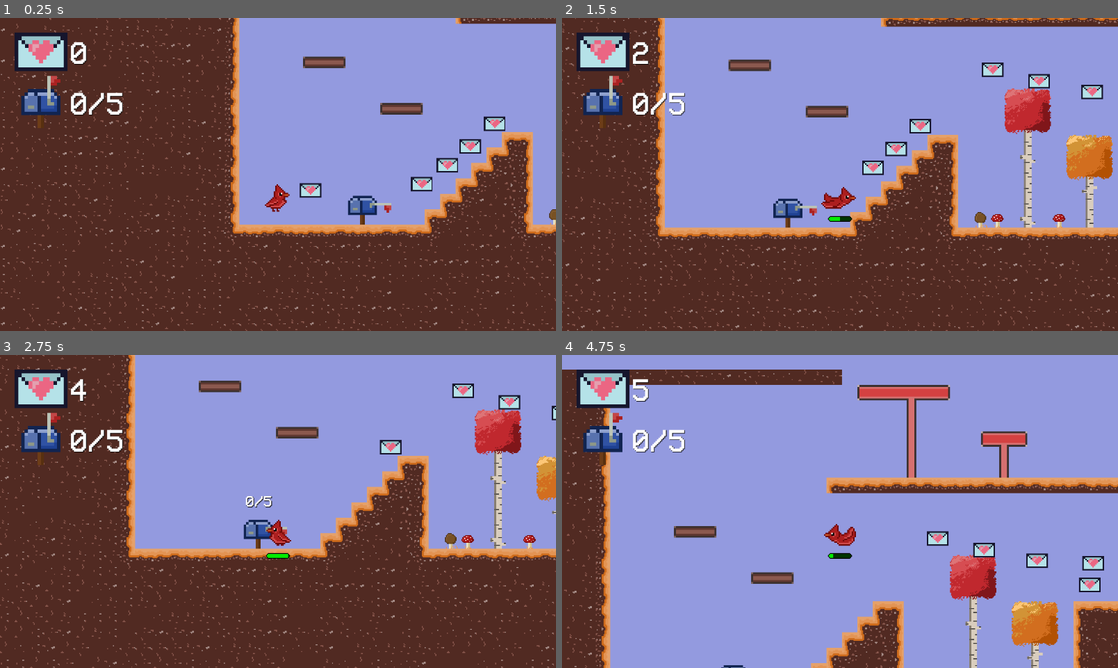
Above: before the commit, frames 1-4 (two rows, left to right).
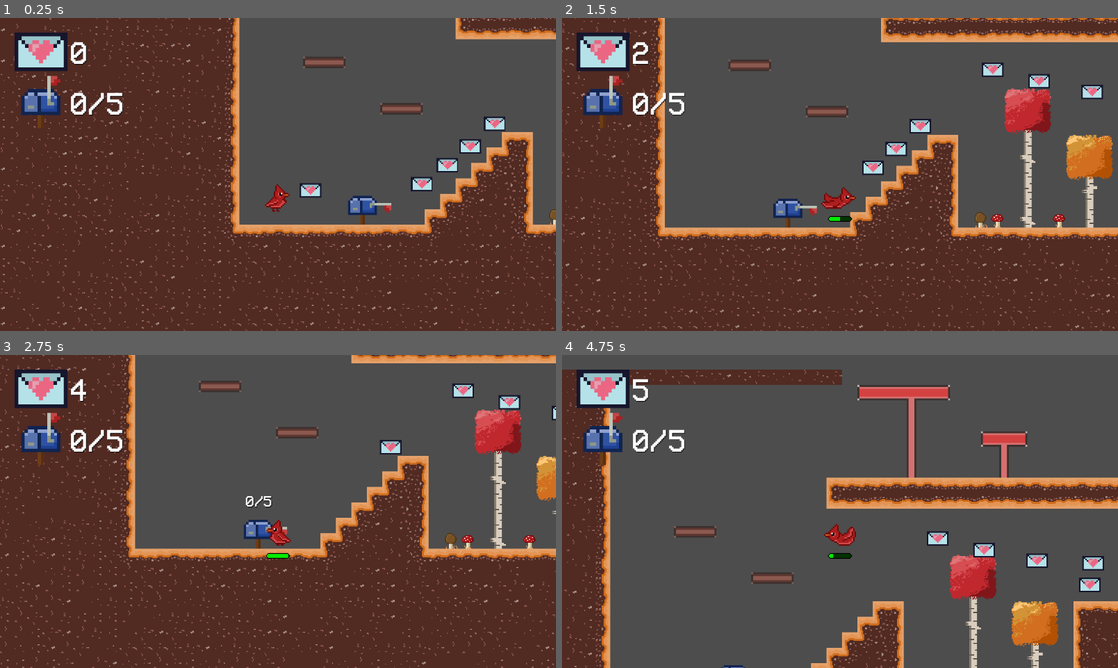
Above: after the commit, the same moments.

Repository: mfudg395/love-letters
Game: Godot game, scene res://src/Level1.tscn
Two runs of this game, one before a commit and one after it. Both use one fixed random seed, a clock stepped at 60 frames per second and the inputs below.
Inputs:
- Up to frame 1 (0.25 s): no input
- Up to frame 2 (1.5 s): hold D (move_right) from 0.53 s (still down); tap W (deliver) at 0.6 s; tap Space (jump) at 0.77 s; tap E (glide) at 1.35 s
- Up to frame 3 (2.75 s): tap Space (jump) at 1.52 s; release D (move_right) at 2.03 s; hold A (move_left) from 2.03 s (still down); tap W (deliver) at 2.1 s
- Up to frame 4 (4.75 s): release A (move_left) at 2.78 s; hold D (move_right) 2.78-4.28 s; tap E (glide) at 2.85, 4.35 s; tap Space (jump) at 3.02, 3.77, 4.52 s; tap W (deliver) at 3.6 s; hold A (move_left) from 4.28 s (still down)

The runs differ from the first frame. In frame 1, 32% of the frame differs, in the area x 43-100%, y 0-66%; in frame 2, 45%; in frame 3, 39%; in frame 4, 77%, in the area x 0-100%, y 0-100%.

Commit message:
updated tileset

Diff:
--- a/project.godot
+++ b/project.godot
@@ -59,7 +59,4 @@
 
 2d_physics/layer_1="player"
 2d_physics/layer_2="level"
-
-[rendering]
-
-environment/defaults/default_clear_color=Color(0.576471, 0.603922, 0.87451, 1)
+2d_physics/layer_3="moving_plats"
--- a/src/Level1.tscn
+++ b/src/Level1.tscn
@@ -236,6 +236,26 @@
 7:7/0 = 0
 7:7/0/physics_layer_0/linear_velocity = Vector2(0, 0)
 7:7/0/physics_layer_0/angular_velocity = 0.0
+0:8/0 = 0
+0:8/0/physics_layer_0/linear_velocity = Vector2(0, 0)
+0:8/0/physics_layer_0/angular_velocity = 0.0
+0:8/0/physics_layer_0/polygon_0/points = PackedVector2Array(-16, -16, 16, -16, 16, 16, -16, 16)
+1:8/0 = 0
+1:8/0/physics_layer_0/linear_velocity = Vector2(0, 0)
+1:8/0/physics_layer_0/angular_velocity = 0.0
+1:8/0/physics_layer_0/polygon_0/points = PackedVector2Array(-16, -16, 16, -16, 16, 16, -16, 16)
+2:8/0 = 0
+2:8/0/physics_layer_0/linear_velocity = Vector2(0, 0)
+2:8/0/physics_layer_0/angular_velocity = 0.0
+2:8/0/physics_layer_0/polygon_0/points = PackedVector2Array(-16, -16, 16, -16, 16, 16, -16, 16)
+3:8/0 = 0
+3:8/0/physics_layer_0/linear_velocity = Vector2(0, 0)
+3:8/0/physics_layer_0/angular_velocity = 0.0
+3:8/0/physics_layer_0/polygon_0/points = PackedVector2Array(-16, -16, 16, -16, 16, 16, -16, 16)
+4:8/0 = 0
+4:8/0/physics_layer_0/linear_velocity = Vector2(0, 0)
+4:8/0/physics_layer_0/angular_velocity = 0.0
+4:8/0/physics_layer_0/polygon_0/points = PackedVector2Array(-16, -16, 16, -16, 16, 16, -16, 16)
 
 [sub_resource type="TileSet" id="TileSet_crpsu"]
 tile_size = Vector2i(32, 32)
@@ -248,7 +268,7 @@
 texture_filter = 1
 tile_set = SubResource("TileSet_crpsu")
 format = 2
-layer_0/tile_data = PackedInt32Array(1376256, 0, 0, 1376257, …(68840 unchanged characters)… 393216, 3, 65557, 458752, 3, 65555, 0, 4)
+layer_0/tile_data = PackedInt32Array(1376256, 0, 0, 1376257, …(68840 unchanged characters)… 393216, 3, 65557, 458752, 3, 65555, 0, 4, 524302, 0, 8, 524303, 131072, 8, 524304, 131072, 8, 524305, 65536, 8, 524306, 131072, 8, 524307, 196608, 8, 524308, 131072, 8, 524309, 196608, 8, 524310, 65536, 8, 524311, 131072, 8, 524312, 196608, 8, 524313, 65536, 8, 524314, 131072, 8, 524315, 131072, 8, 524316, 131072, 8, 524317, 65536, 8, 524318, 196608, 8, 524319, 131072, 8, 524320, 196608, 8, 524321, 65536, 8, 524322, 131072, 8, 524323, 65536, 8, 524324, 196608, 8, 524325, 131072, 8, 524326, 196608, 8)
 
 [node name="Mailbox" parent="." instance=ExtResource("4_aunxb")]
 position = Vector2(270, 632)
--- a/src/player/Player.tscn
+++ b/src/player/Player.tscn
@@ -136,7 +136,7 @@
 
 [node name="Player" type="CharacterBody2D"]
 texture_filter = 1
-collision_mask = 2
+collision_mask = 6
 script = ExtResource("1_3e3jd")
 
 [node name="StateLabel" type="Label" parent="."]
Binary file removed: assets/plat_moving_horizontal.png
Not shown, removed: assets/plat_moving_horizontal.png.import
Binary file removed: assets/plat_moving_horizontal_small.png
Not shown, removed: assets/plat_moving_horizontal_small.png.import
Binary file removed: assets/plat_moving_vertical.png
Not shown, removed: assets/plat_moving_vertical.png.import
Binary file removed: assets/plat_moving_vertical_small.png
Not shown, removed: assets/plat_moving_vertical_small.png.import
Binary file changed: assets/tileset.png
